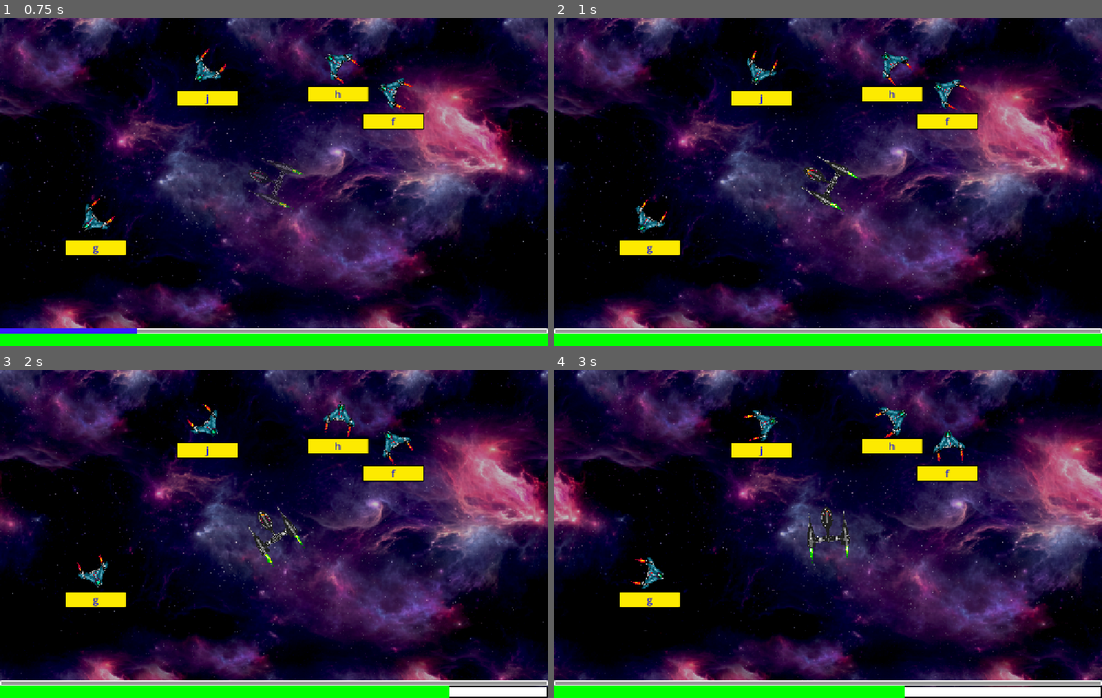
Above: before the commit, frames 1-4 (two rows, left to right).
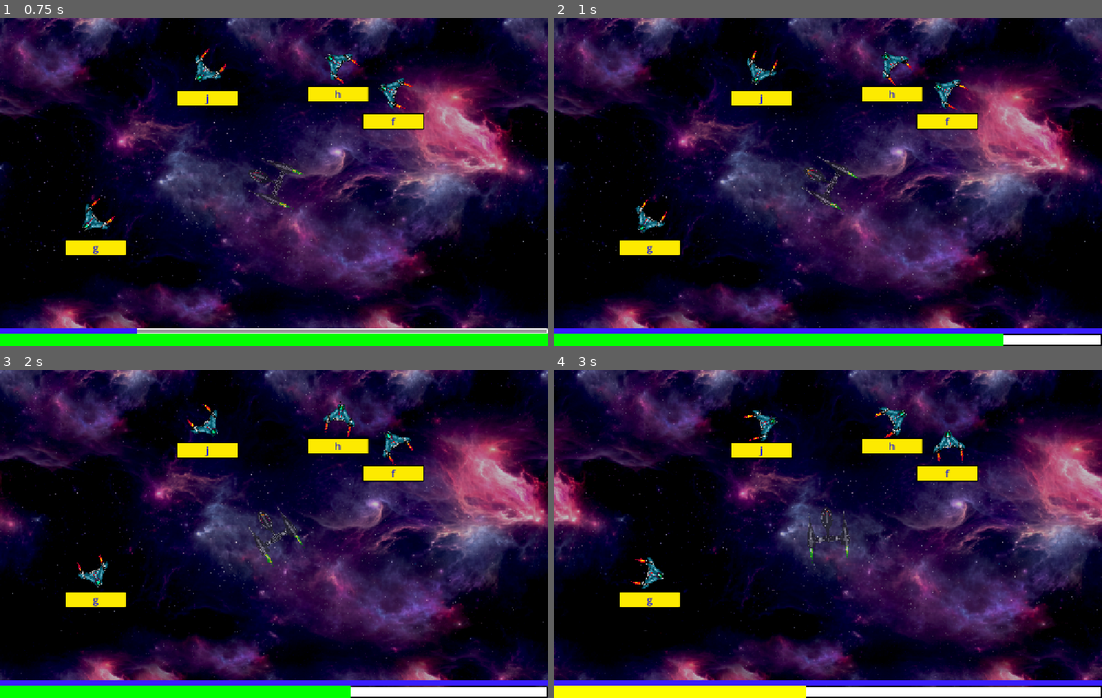
Above: after the commit, the same moments.

Repository: RaulHuertas/galaxy-keys
Game: Godot game, scene res://practice_game.tscn
Two runs of this game, one before a commit and one after it. Both use one fixed random seed, a clock stepped at 60 frames per second and the inputs below.
Inputs:
- Up to frame 1 (0.75 s): tap Enter at 0.5 s
- Up to frame 2 (1 s): no input
- Up to frame 3 (2 s): no input
- Up to frame 4 (3 s): no input

Frame 1 is identical in both runs. In frame 2, 2.5% of the frame differs, in the area x 0-100%, y 22-100%; in frame 3, 2.5%; in frame 4, 4.3%, in the area x 0-100%, y 23-100%.

Commit message:
fixing the web export

Diff:
--- a/practice_game.gd
+++ b/practice_game.gd
@@ -41,6 +41,7 @@
 func reactivate_camo():
 	cancel_camo() # Abort the previous animation.
 	camo_tween = create_tween()
+	camo_tween.set_process_mode(Tween.TWEEN_PROCESS_PHYSICS)
 	main_ship.camouflaged = true
 	status_bar.camouflage = 100
 	camo_tween.tween_property(status_bar, "camouflage", 0, 1.0)
@@ -155,6 +156,7 @@
 
 func animate_shot(posA: Node2D, posB: Node2D, sprite:Node2D = main_ship_beam):
 	var tween = get_tree().create_tween()
+	tween.set_process_mode(Tween.TWEEN_PROCESS_PHYSICS)
 	main_ship_beam.position = posA.position
 	main_ship_beam.scale = Vector2(1.0, 1.0)
 	main_ship_beam.show()
@@ -196,13 +198,6 @@
 				print("Hit!")
 				main_ship.play_shoot_sound()
 				animate_shot(main_ship, current_ship)
-				#var tween = get_tree().create_tween()
-				#main_ship_beam.position = main_ship.position
-				#main_ship_beam.scale = Vector2(1.0, 1.0)
-				#main_ship_beam.show()
-				#tween.tween_property(main_ship_beam, "position", current_ship.position, 0.25)
-				#tween.tween_property(main_ship_beam, "scale", Vector2(), 0.05)
-				#tween.tween_callback(main_ship_beam.hide)
 			else:
 				print("No Hit!")
 				main_ship.play_failed_sound()
Not shown, changed: export_presets.cfg
